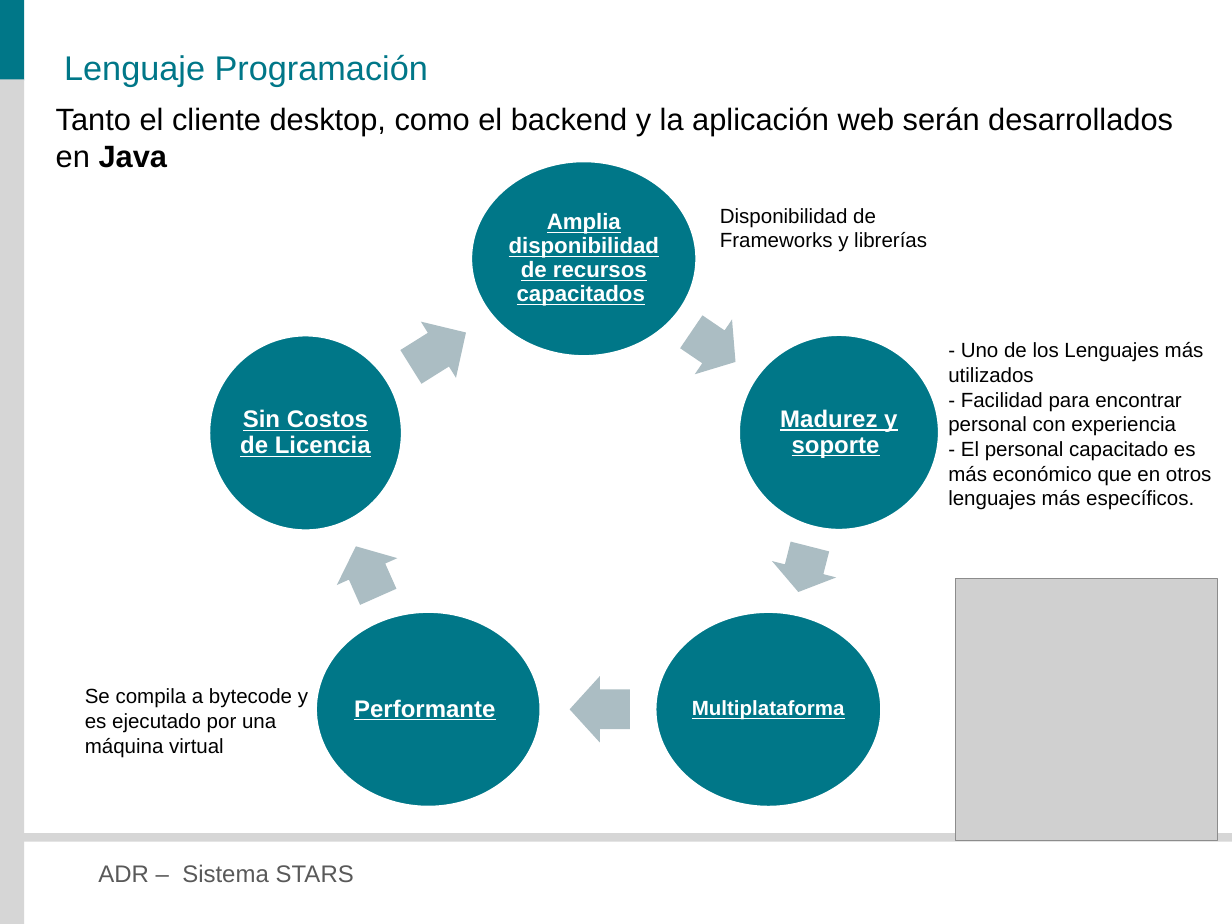
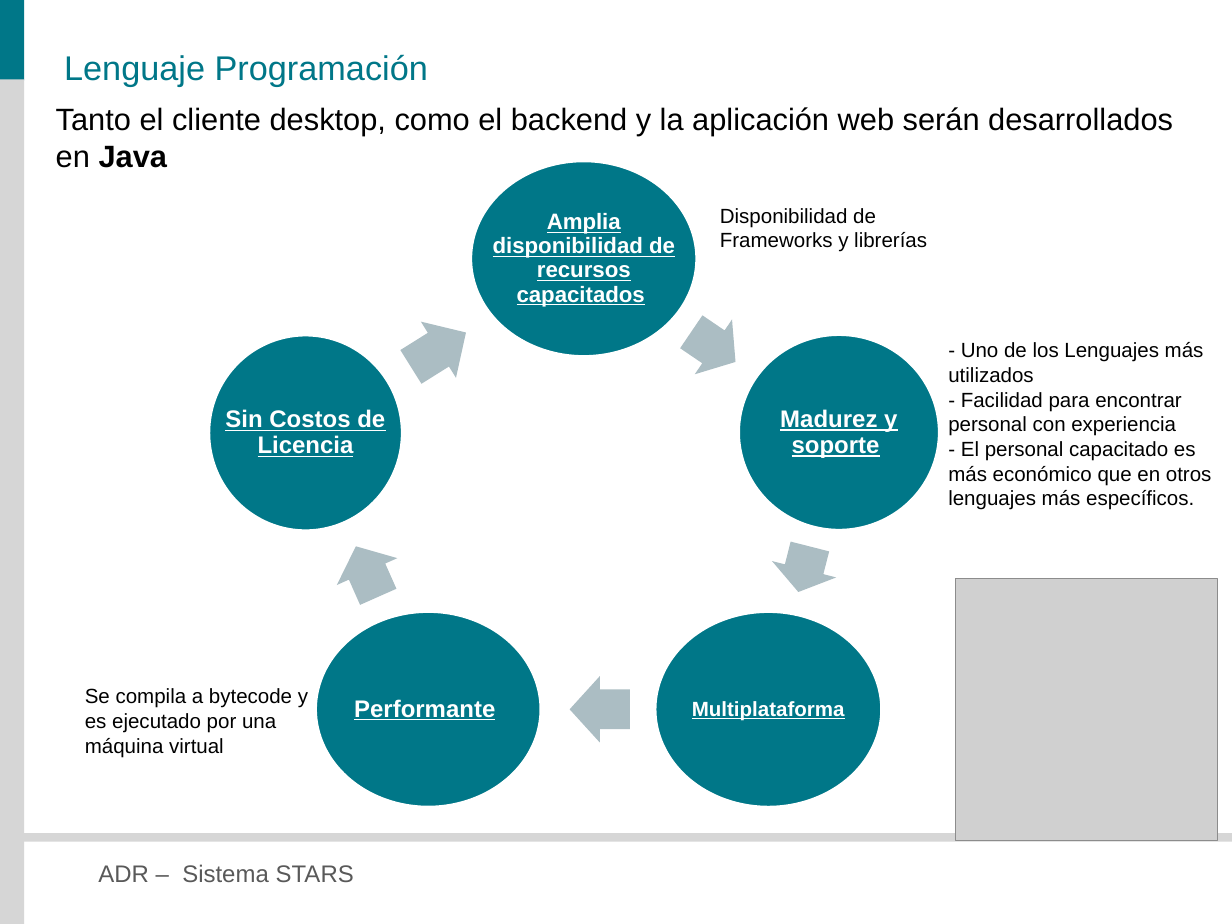
Before and after one commit to veritoreinoso/adr-2010, a slide deck: slide 5 of Presentacion.pptx. Drawn at 1232x924 pixels with LibreOffice and Linux fonts; fonts in the diff are those of the drawing; grey boxes stand for pictures. Boxes give left, top, right and bottom in pixels: in the first picture for what was removed or moved away, otherwise in the second. Text is boxed around its words. In the diff, an @@ line names an element or a change of style, - is before the commit and + after.

```diff
--- a/Presentacion.pptx
+++ b/Presentacion.pptx
@@ text "Amplia disponibilidad de recursos capacitados" rewrapped from [509, 213, 659, 306] to [493, 213, 675, 307] @@
@@ text "Sin Costos de Licencia" rewrapped from [240, 409, 371, 457] to [225, 409, 385, 457] @@
```
Also in this commit, not shown: 11 other slides changed, 3 other files.
